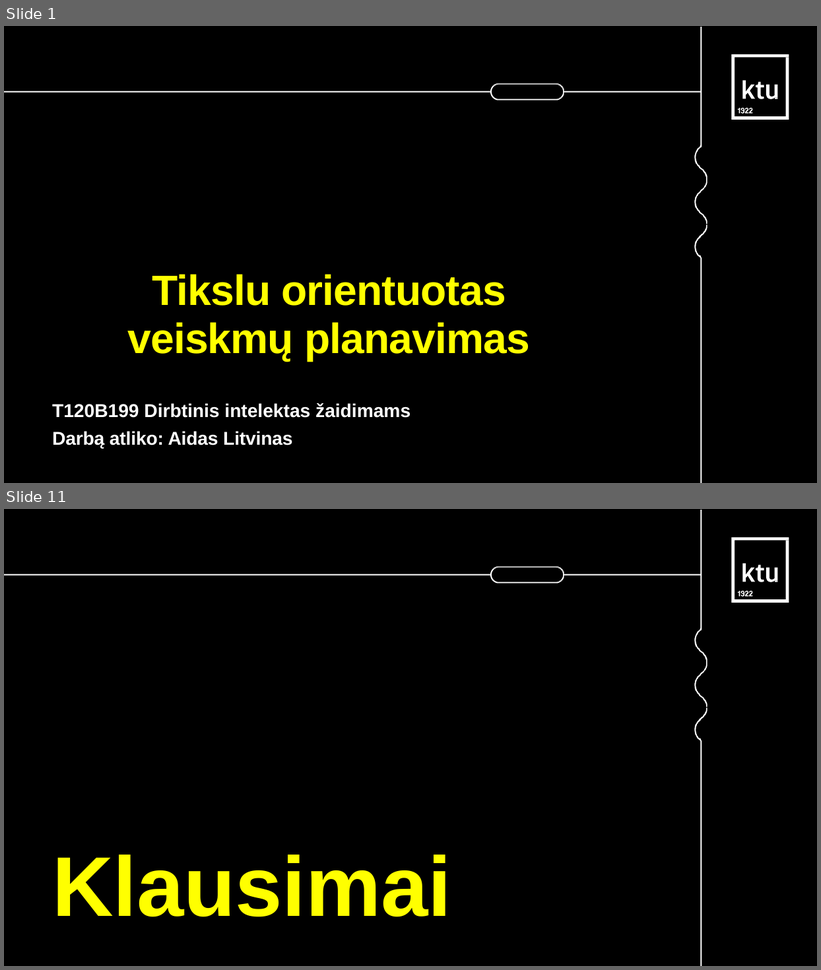
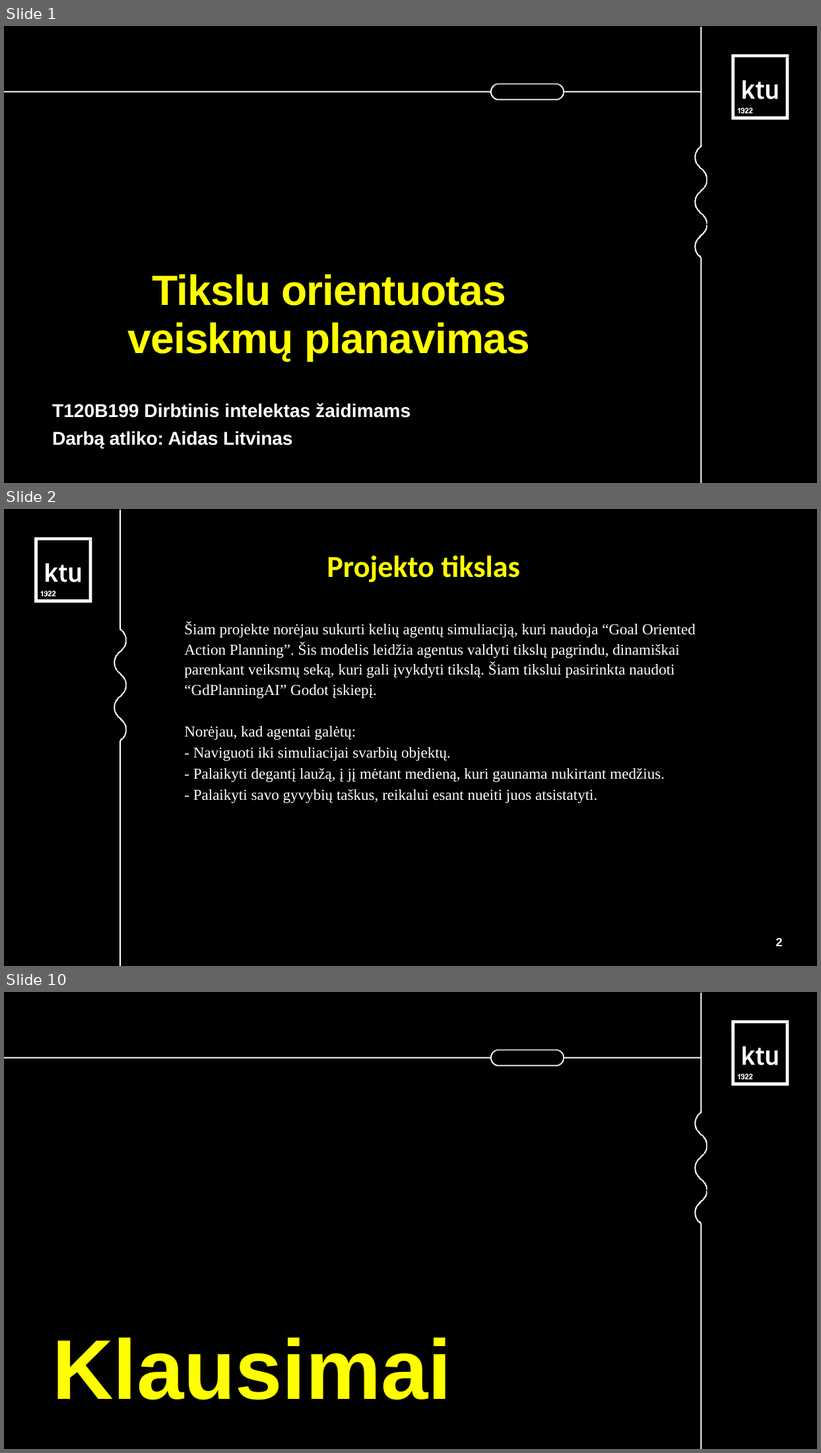
Before and after one commit to AidasLit/Hex-game-uni, a slide deck: documents/GOAP-AI.odp. Shown one above the other, each under a label of ours: slides 1 and 11 before the commit, slides 1, 2 and 10 after it; the slides between them are not shown. The pictures are 821x970 and 821x1453 pixels, drawn with LibreOffice and Linux fonts; fonts in the diff are those of the drawing. Boxes give left, top, right and bottom in pixels: in the first picture for what was removed or moved away, otherwise in the second. Text is boxed around its words. In the diff, an @@ line names an element or a change of style, - is before the commit and + after.

Commit message:
updated presentation

```diff
--- a/documents/GOAP-AI.odp
+++ b/documents/GOAP-AI.odp
@@ slide 2 added at (4,509,817,966), background #FFFFFF; not listed: 1 template element that a slide beside it also shows @@
@@ freeform shape added at (114,510,127,966), fill #FFFFFF @@
@@ freeform shape added at (34,537,92,602), fill #FFFFFF @@
@@ title added at (327,555,520,582), 36 pt, text #FFFF00, bold @@
+Projekto tikslas
@@ text added at (184,623,696,803), 18 pt, text #FFFFFF @@
+Šiam projekte norėjau sukurti kelių agentų simuliaciją, kuri naudoja “Goal Oriented Action Planning”. Šis modelis leidžia agentus valdyti tikslų pagrindu, dinamiškai parenkant veiksmų seką, kuri gali įvykdyti tikslą. Šiam tikslui pasirinkta naudoti “GdPlanningAI” Godot įskiepį.
+Norėjau, kad agentai galėtų:
+- Naviguoti iki simuliacijai svarbių objektų.
+- Palaikyti degantį laužą, į jį mėtant medieną, kuri gaunama nukirtant medžius.
+- Palaikyti savo gyvybių taškus, reikalui esant nueiti juos atsistatyti.
@@ page number added at (776,938,783,947), 14 pt, text #FFFFFF, bold @@
+2
@@ what was slide 11 is now slide 10 @@
```
Also in this commit, not shown: 7 other slides added, 9 slides removed.
